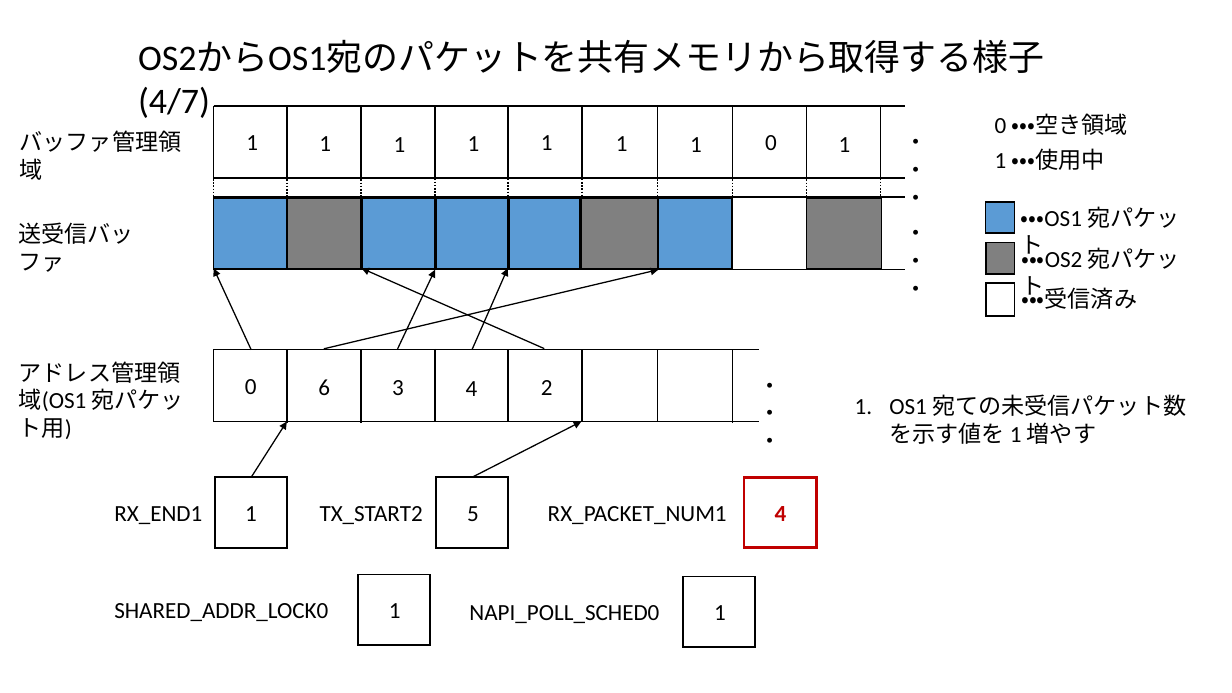
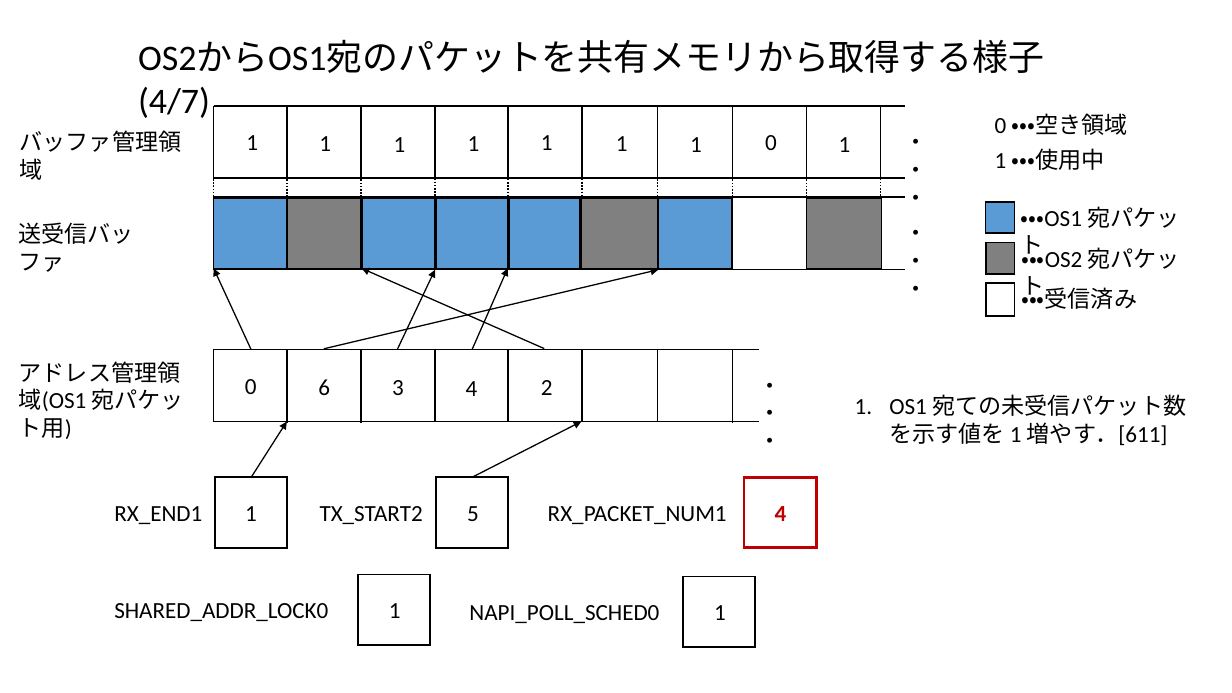
Before and after one commit to yoshida-shu/materials, a slide deck: slide 14 of snull.pptx. Drawn at 1232x693 pixels with LibreOffice and Linux fonts; fonts in the diff are those of the drawing. Boxes give left, top, right and bottom in pixels: in the first picture for what was removed or moved away, otherwise in the second. Text is boxed around its words. In the diff, an @@ line names an element or a change of style, - is before the commit and + after.

```diff
--- a/snull.pptx
+++ b/snull.pptx
@@ text at [889, 394, 1186, 445]: text changed @@
-1. OS1 宛ての未受信パケット数を示す値を 1 増やす
+1. OS1 宛ての未受信パケット数を示す値を 1 増やす．[611]
```
Also in this commit, not shown: 15 other slides changed, 1 other file.
